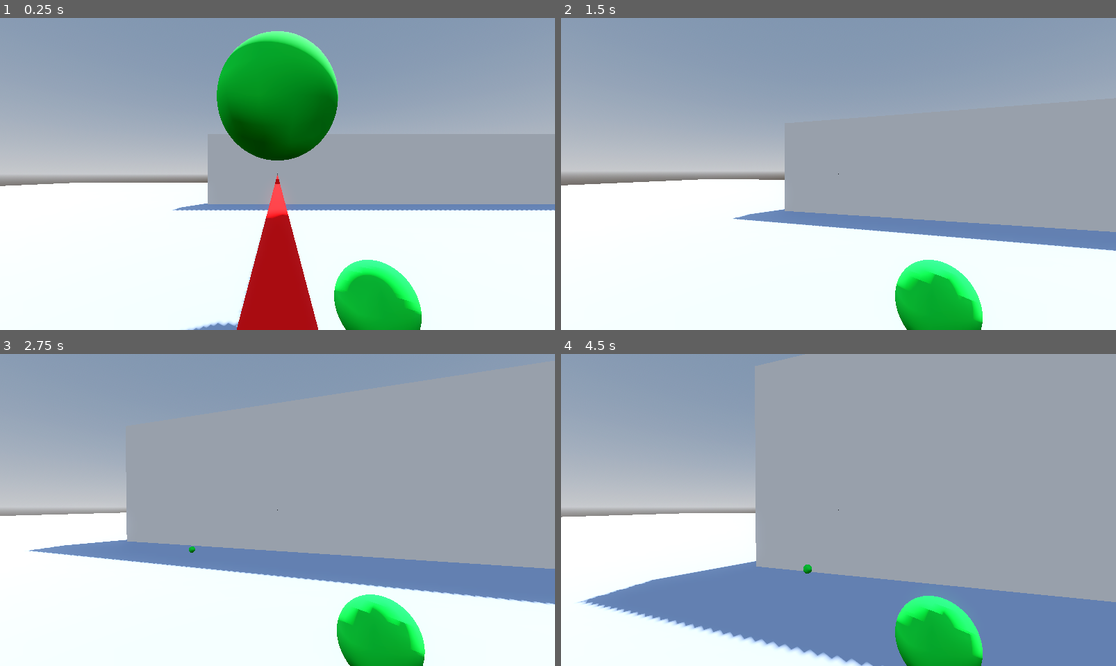
Above: before the commit, frames 1-4 (two rows, left to right).
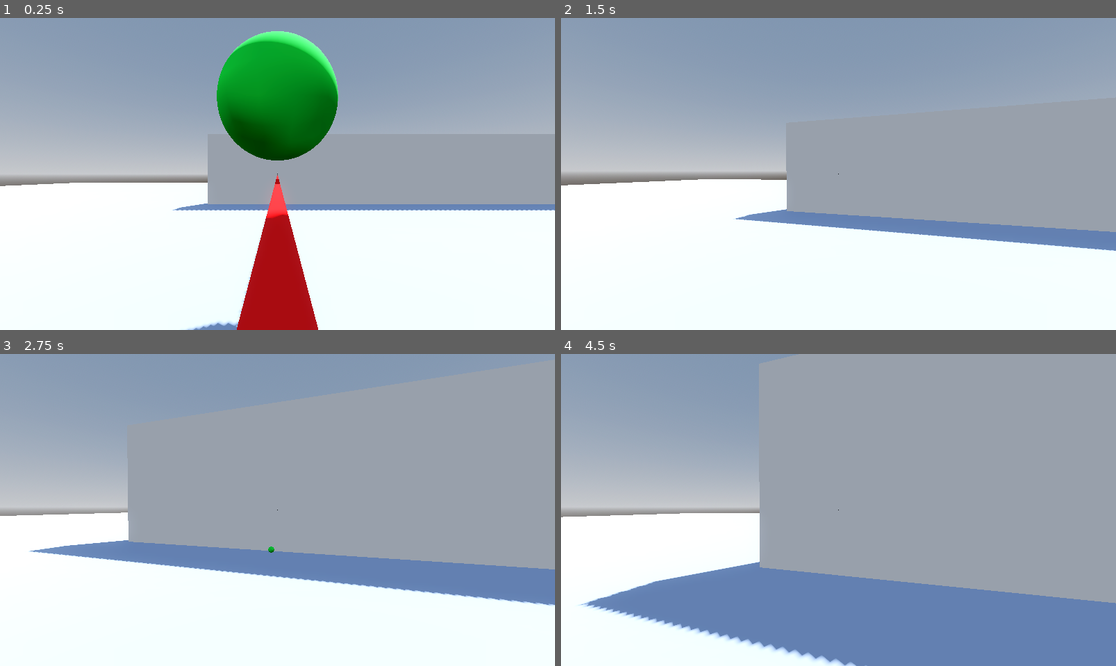
Above: after the commit, the same moments.

Repository: Thorneel/RealTimeAutostereogram
Game: Godot game, scene res://Scenes/TestEnvironment/test_environment.tscn
Two runs of this game, one before a commit and one after it. Both use one fixed random seed, a clock stepped at 60 frames per second and the inputs below.
Inputs (mouse positions are in pixels of both pictures, inside the frame that each line leads up to):
- Up to frame 1 (0.25 s): no input
- Up to frame 2 (1.5 s): tap Enter (toggle_screen_in_autostereogram) at 0.5 s; move the mouse to (866, 174) at 0.52 s; hold W (forwards) from 0.53 s (still down); tap Q (laser) at 0.6 s; tap Space (jump) at 0.77 s; move the mouse to (810, 174) at 1.27 s; right-click (810, 174) at 1.35 s
- Up to frame 3 (2.75 s): tap Space (jump) at 1.52 s; move the mouse to (333, 441) at 2.02 s; release W (forwards) at 2.03 s; hold D (right) from 2.03 s (still down); click (333, 441) at 2.1 s
- Up to frame 4 (4.5 s): move the mouse to (810, 572) at 2.77 s; release D (right) at 2.78 s; hold W (forwards) 2.78-3.53 s; tap Backspace (toggle_autostereogram) at 2.85 s; tap Space (jump) at 3.02, 3.77 s; move the mouse to (1005, 556) at 3.52 s; hold A (left) from 3.53 s (still down); tap Enter (toggle_screen_in_autostereogram) at 3.6 s; move the mouse to (672, 463) at 4.27 s; tap E (use) at 4.35 s

The runs differ from the first frame. In frame 1, 2.9% of the frame differs, in the area x 60-76%, y 77-100%; in frame 2, 3.0%; in frame 3, 3.6%; in frame 4, 4.5%, in the area x 0-100%, y 41-100%.

Commit message:
Player character can now push test balls

Diff:
--- a/Scenes/Ball/ball.tscn
+++ b/Scenes/Ball/ball.tscn
@@ -18,6 +18,8 @@
 height = 0.2
 
 [node name="Ball" type="RigidBody3D"]
+collision_layer = 2
+collision_mask = 3
 physics_material_override = SubResource("PhysicsMaterial_mupvj")
 script = ExtResource("1_75iub")
 
--- a/Scenes/Player/player.gd
+++ b/Scenes/Player/player.gd
@@ -3,6 +3,8 @@
 
 const SPEED = 5.0
 const JUMP_VELOCITY = 4.5
+
+const PUSH_FORCE_FACTOR = 10.
 
 const MIN_THROW_FORCE = 10.
 const MAX_THROW_FORCE = 100.
@@ -89,6 +91,14 @@
 		velocity.x = move_toward(velocity.x, 0, SPEED)
 		velocity.z = move_toward(velocity.z, 0, SPEED)
 
+	# after calling move_and_slide()
+	for i in get_slide_collision_count():
+		var c = get_slide_collision(i)
+		var collider = c.get_collider()
+		if collider.has_method("apply_central_impulse"):
+			collider.apply_central_impulse(-c.get_normal() * PUSH_FORCE_FACTOR)
+
+
 	if (is_shooting):
 		throw_force += delta * THROW_FORCE_INCREASE_FACTOR
 	else:
@@ -121,13 +131,11 @@
 func launch_ball():
 	ball_anim_player.play("after_throwing")
 	var new_ball:ThrowingBall = ball_scene.instantiate()
+	new_ball.linear_velocity = get_real_velocity()
 	get_parent().add_child(new_ball)
-#	new_ball.global_position = launch_point.global_position
 	new_ball.global_transform = launch_point.global_transform
 	launch_point.get_global_transform()
 	new_ball.throw(throw_force)
-	#TODO add correct impulse
-#	new_ball.apply_central_impulse(Vector3(10., 10., 10.))
 
 
 func toggle_laser():
--- a/Scenes/Player/player.tscn
+++ b/Scenes/Player/player.tscn
@@ -43,6 +43,38 @@
 "values": [Vector3(0, 0, 0)]
 }
 
+[sub_resource type="Animation" id="Animation_a4jak"]
+resource_name = "after_throwing"
+length = 0.3
+tracks/0/type = "value"
+tracks/0/imported = false
+tracks/0/enabled = true
+tracks/0/path = NodePath("Ball:position")
+tracks/0/interp = 1
+tracks/0/loop_wrap = true
+tracks/0/keys = {
+"times": PackedFloat32Array(0, 0.3),
+"transitions": PackedFloat32Array(0.5, 0.5),
+"update": 0,
+"values": [Vector3(0, 0, 0.284175), Vector3(0, 0, 0)]
+}
+
+[sub_resource type="Animation" id="Animation_xtsut"]
+resource_name = "hold_throw"
+loop_mode = 1
+tracks/0/type = "value"
+tracks/0/imported = false
+tracks/0/enabled = true
+tracks/0/path = NodePath("Ball:rotation")
+tracks/0/interp = 1
+tracks/0/loop_wrap = true
+tracks/0/keys = {
+"times": PackedFloat32Array(0, 1),
+"transitions": PackedFloat32Array(1, 1),
+"update": 0,
+"values": [Vector3(0, 0, 0), Vector3(0, 0, 0)]
+}
+
 [sub_resource type="Animation" id="Animation_xdpvw"]
 resource_name = "move"
 loop_mode = 1
@@ -76,38 +108,6 @@
 "values": [Vector3(-0.25, 0.2, 0), Vector3(-0.25, 0.2, 0.025)]
 }
 
-[sub_resource type="Animation" id="Animation_a4jak"]
-resource_name = "after_throwing"
-length = 0.3
-tracks/0/type = "value"
-tracks/0/imported = false
-tracks/0/enabled = true
-tracks/0/path = NodePath("Ball:position")
-tracks/0/interp = 1
-tracks/0/loop_wrap = true
-tracks/0/keys = {
-"times": PackedFloat32Array(0, 0.3),
-"transitions": PackedFloat32Array(0.5, 0.5),
-"update": 0,
-"values": [Vector3(0, 0, 0.284175), Vector3(0, 0, 0)]
-}
-
-[sub_resource type="Animation" id="Animation_xtsut"]
-resource_name = "hold_throw"
-loop_mode = 1
-tracks/0/type = "value"
-tracks/0/imported = false
-tracks/0/enabled = true
-tracks/0/path = NodePath("Ball:rotation")
-tracks/0/interp = 1
-tracks/0/loop_wrap = true
-tracks/0/keys = {
-"times": PackedFloat32Array(0, 1),
-"transitions": PackedFloat32Array(1, 1),
-"update": 0,
-"values": [Vector3(0, 0, 0), Vector3(0, 0, 0)]
-}
-
 [sub_resource type="AnimationLibrary" id="AnimationLibrary_kwf73"]
 _data = {
 "RESET": SubResource("Animation_24bn7"),
@@ -118,6 +118,7 @@
 }
 
 [node name="Player" type="CharacterBody3D"]
+collision_mask = 3
 script = ExtResource("1_4jd05")
 
 [node name="MeshInstance3D" type="MeshInstance3D" parent="."]
@@ -149,6 +150,7 @@
 transform = Transform3D(1, 0, 0, 0, 1, 0, 0, 0, 1, 0.25, -0.33, -0.525)
 
 [node name="Ball" parent="Camera3D/Weapon" instance=ExtResource("4_tvaa7")]
+visible = false
 
 [node name="BallAnimationPlayer" type="AnimationPlayer" parent="Camera3D/Weapon"]
 libraries = {
